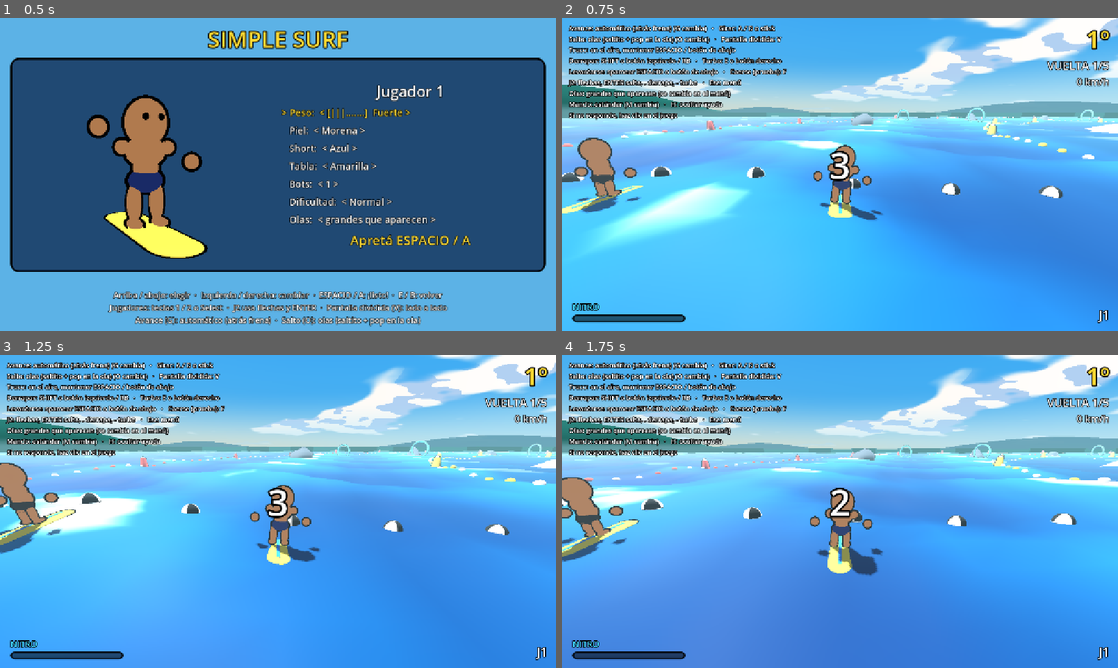
Above: before the commit, frames 1-4 (two rows, left to right).
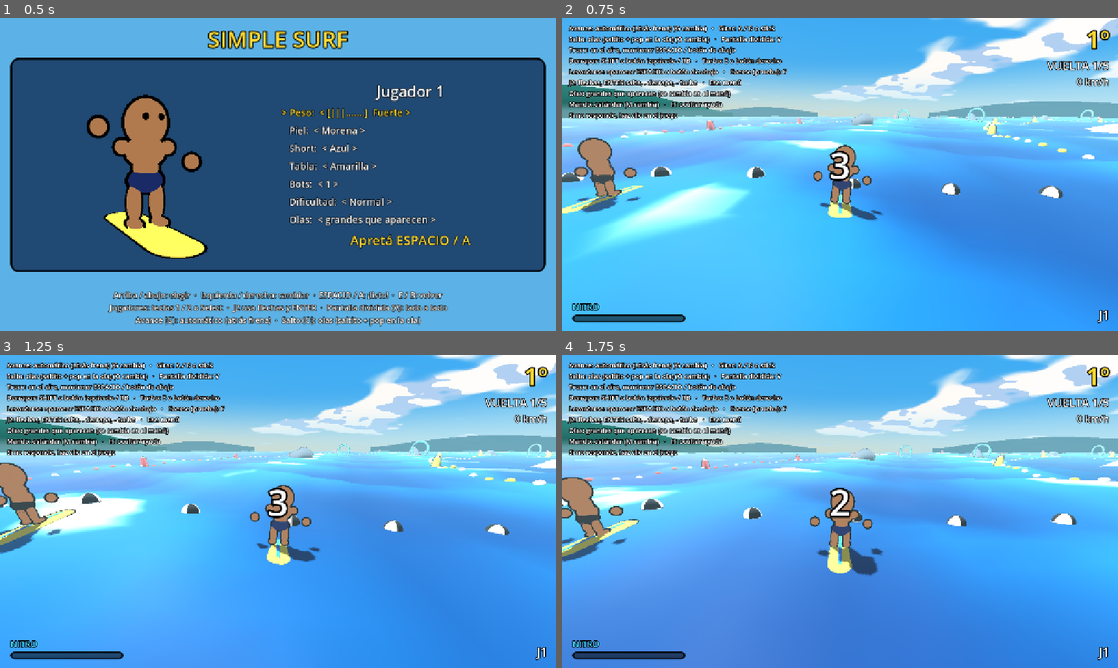
Above: after the commit, the same moments.

Repository: asimplesurfer/simplesurf
Game: Godot game, scene res://ui/menus/character_select.tscn
The game is run twice, just before and just after one commit, with the same random seed, the same clock (stepped at 60 frames per second) and the same inputs.
Inputs (mouse positions are in pixels of both pictures, inside the frame that each line leads up to):
- Up to frame 1 (0.5 s): no input
- Up to frame 2 (0.75 s): tap Enter at 0.5 s; move the mouse to (962, 158) at 0.52 s; hold D (p1_right) from 0.53 s (still down); hold Space (p1_a) from 0.53 s (still down); click (962, 158) at 0.67 s
- Up to frame 3 (1.25 s): keep holding D (p1_right); keep holding Space (p1_a)
- Up to frame 4 (1.75 s): release D (p1_right) at 1.25 s; release Space (p1_a) at 1.25 s; drag from (728, 527) to (812, 574) at 1.27 s

Frame 1 is identical in both runs. In frame 2, 0.3% of the frame differs, in the area x 28-69%, y 29-32%; in frame 3, 0.3%, in the area x 44-67%, y 29-32%; in frame 4, 0.3%.

Commit message:
Cielo: sin tiras sueltas en la base de las islas
Co-Authored-By: Claude Opus 5.5 <noreply@anthropic.com>
Claude-Session: https://claude.ai/code/session_0158oNfJa2g5qsqyuATh8Mjh

Diff:
--- a/world/sky/tropical_sky.gdshader
+++ b/world/sky/tropical_sky.gdshader
@@ -100,19 +100,22 @@
 	// Islas volcánicas en el horizonte: unas cerca y oscuras, otras lejos y con bruma.
 	float az = atan(d.x, d.z);
 	float ripple = (noise(vec2(az * 22.0, 0.0)) - 0.5) * 0.004;
-	float near_h = max(max(
+	float near_v = max(max(
 		volcano(az, 0.9, 0.42, 0.075),
 		volcano(az, 1.25, 0.25, 0.045)),
-		volcano(az, -2.3, 0.5, 0.06)) + ripple;
-	float far_h = max(max(max(
+		volcano(az, -2.3, 0.5, 0.06));
+	float far_v = max(max(max(
 		volcano(az, 2.4, 0.6, 0.05),
 		volcano(az, -0.7, 0.35, 0.035)),
 		volcano(az, -1.6, 0.3, 0.028)),
-		volcano(az, 0.35, 0.22, 0.022)) + ripple * 0.5;
-	if (y > -0.02 && y < far_h) {
+		volcano(az, 0.35, 0.22, 0.022));
+	// El relieve chico solo sobre los volcanes (si no, aparecen tiras sueltas).
+	float near_h = near_v + ripple * smoothstep(0.0, 0.01, near_v);
+	float far_h = far_v + ripple * 0.5 * smoothstep(0.0, 0.01, far_v);
+	if (far_v > 0.0 && y > -0.02 && y < far_h) {
 		col = mix(col, island_far_color, 0.85);
 	}
-	if (y > -0.02 && y < near_h) {
+	if (near_v > 0.0 && y > -0.02 && y < near_h) {
 		// Más claro arriba (sol) y con bruma abajo.
 		vec3 ic = mix(island_color, island_color * 1.35, smoothstep(0.0, near_h, y));
 		col = mix(horizon_color, ic, 0.55 + 0.45 * smoothstep(0.0, 0.03, y));
